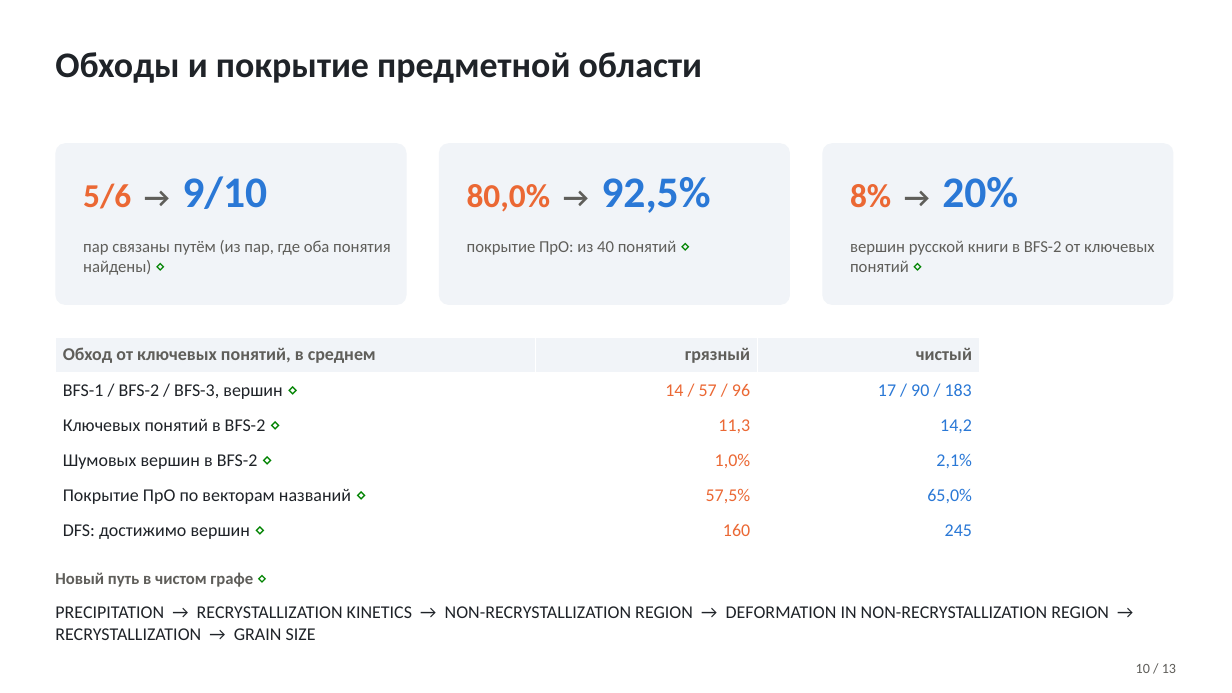
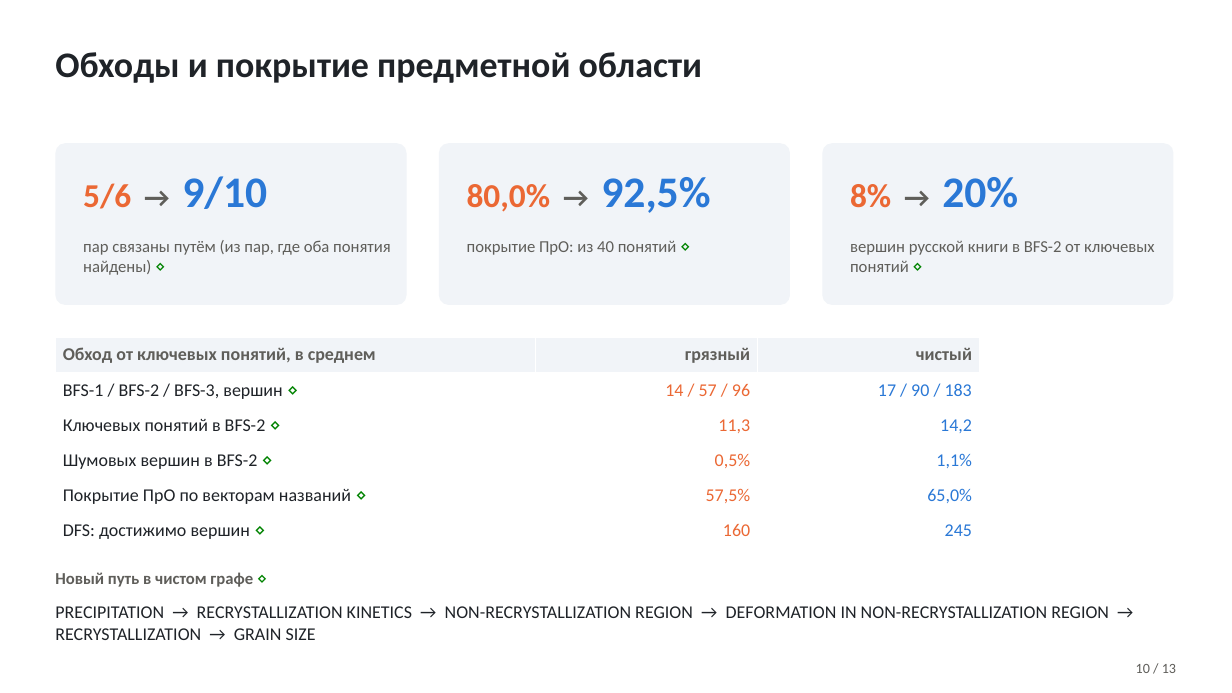
Before and after one commit to TeaDove/mam-26-1, a slide deck: slide 10 of 1-graph/lab-2/results/presentation.pptx. Drawn at 1232x693 pixels with LibreOffice and Linux fonts; fonts in the diff are those of the drawing. Boxes give left, top, right and bottom in pixels: in the first picture for what was removed or moved away, otherwise in the second. Text is boxed around its words. In the diff, an @@ line names an element or a change of style, - is before the commit and + after.

```diff
--- a/1-graph/lab-2/results/presentation.pptx
+++ b/1-graph/lab-2/results/presentation.pptx
@@ table at [55, 337, 980, 548] @@
-row 4, column 2: 1,0%
+row 4, column 2: 0,5%
-row 4, column 3: 2,1%
+row 4, column 3: 1,1%
```
Also in this commit, not shown: 4 other slides changed, 19 other files.
